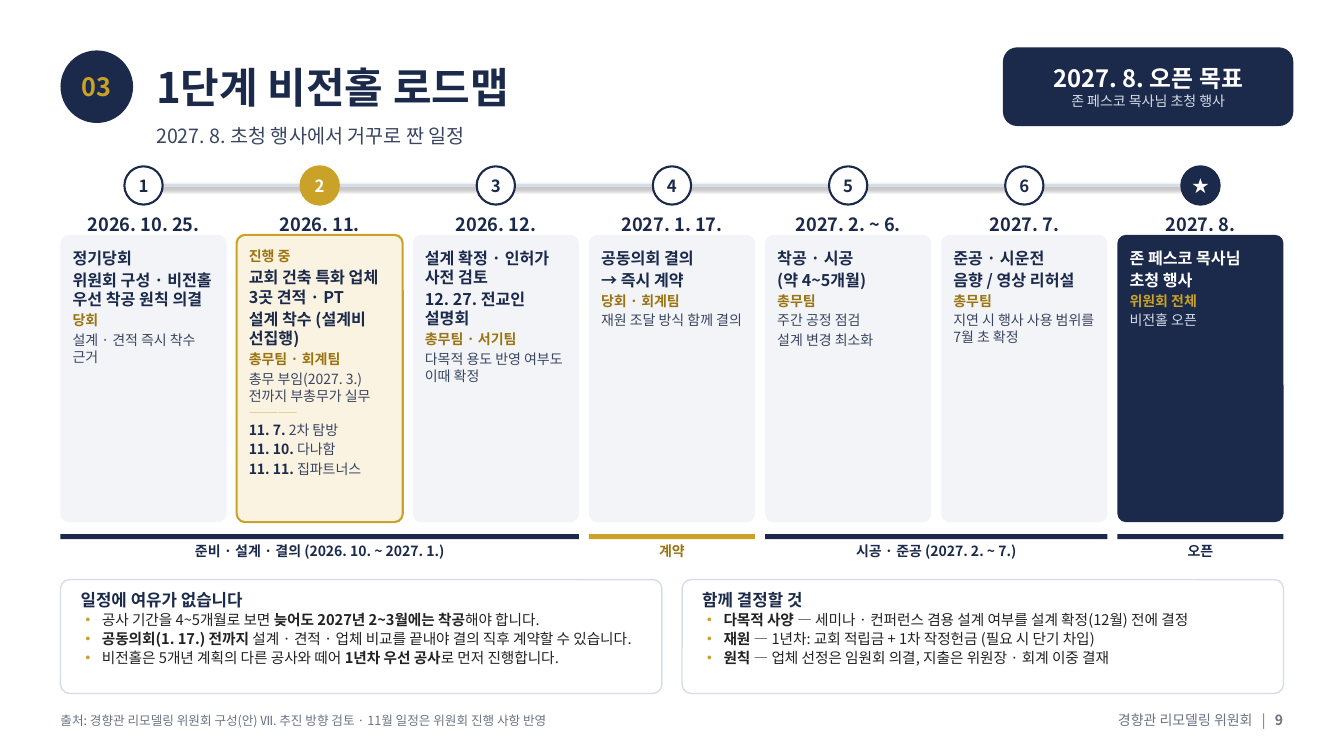
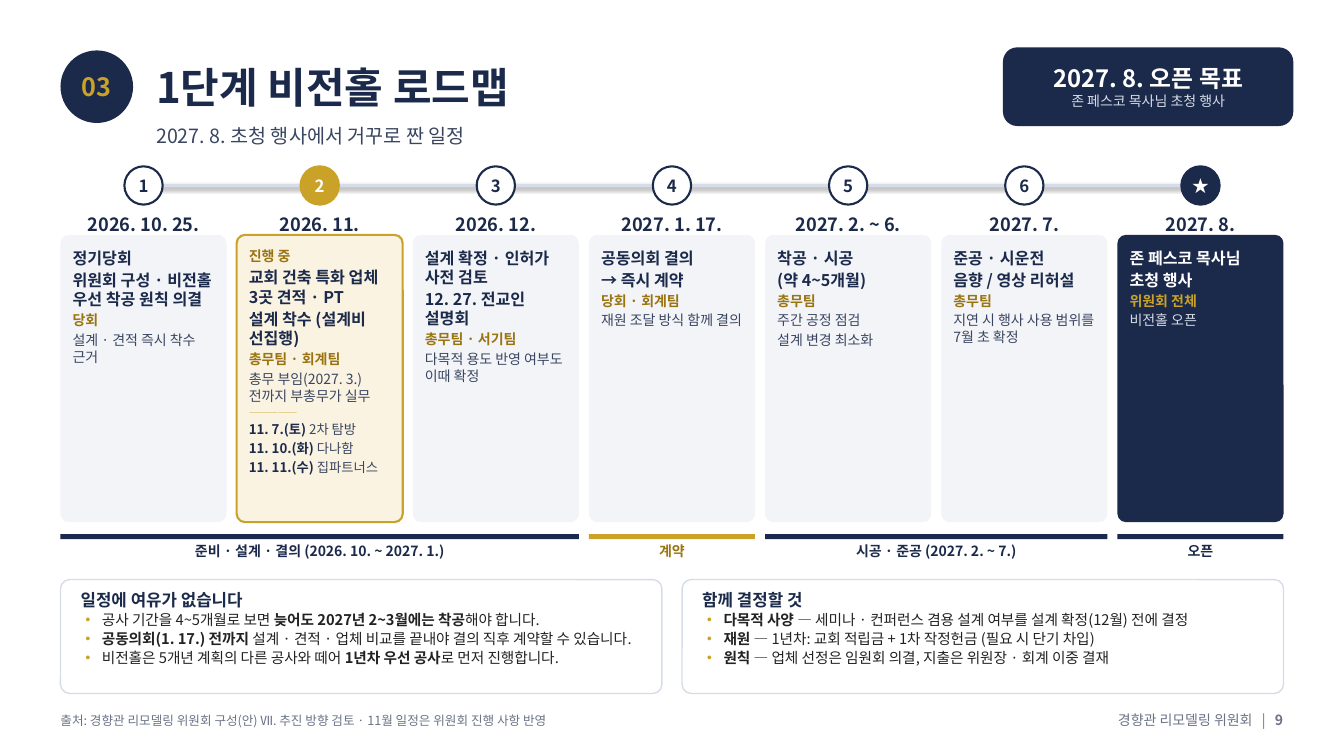
Before and after one commit to kgsdoing21-lab/-, a slide deck: slide 9 of 경향관_리모델링_위원회_경과보고_정리본.pptx. Drawn at 1344x756 pixels with LibreOffice and Linux fonts; fonts in the diff are those of the drawing. Boxes give left, top, right and bottom in pixels: in the first picture for what was removed or moved away, otherwise in the second. Text is boxed around its words. In the diff, an @@ line names an element or a change of style, - is before the commit and + after.

```diff
--- a/경향관_리모델링_위원회_경과보고_정리본.pptx
+++ b/경향관_리모델링_위원회_경과보고_정리본.pptx
@@ text at (x1=249, y1=423, x2=378, y2=475): text changed; size 10 to 9.5 pt @@
-11. 7. 2차 탐방
-11. 10. 다나함
-11. 11. 집파트너스
+11. 7.(토) 2차 탐방
+11. 10.(화) 다나함
+11. 11.(수) 집파트너스
```
